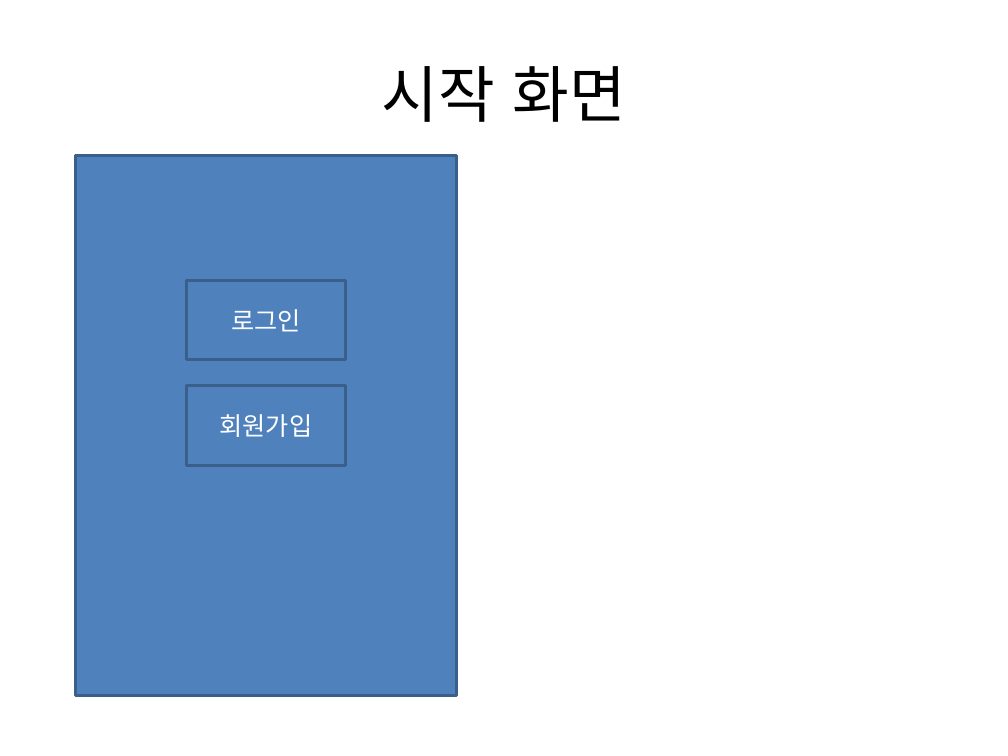
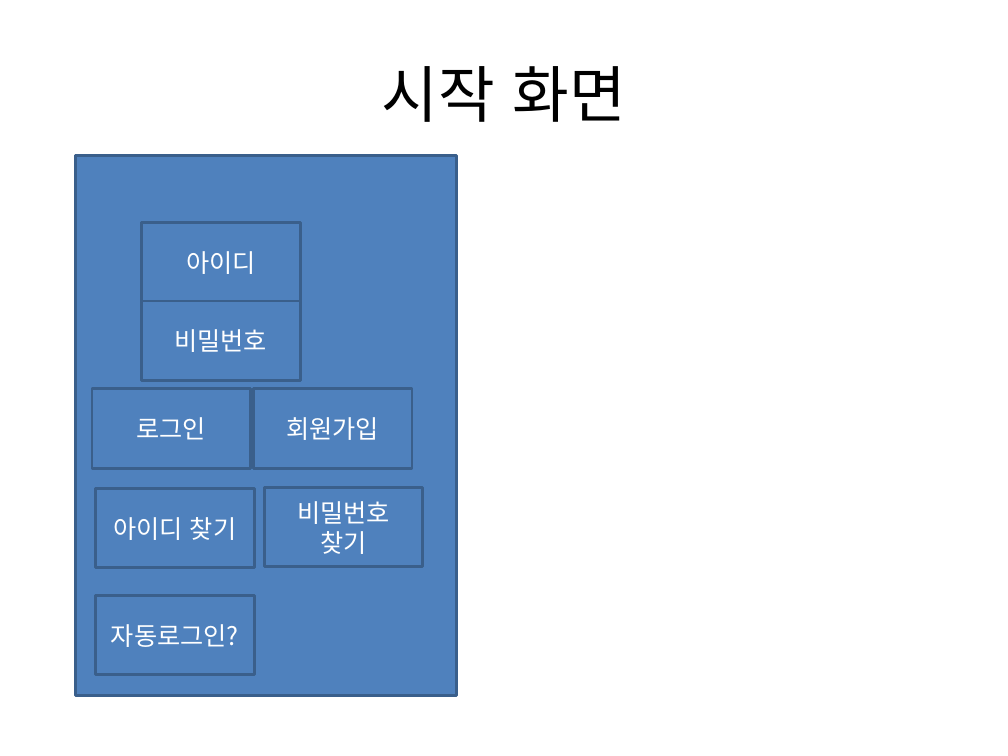
Before and after one commit to sunho7376/Tservice, a slide deck: slide 3 of 애플리케이션design.pptx. Drawn at 1008x756 pixels with LibreOffice and Linux fonts; fonts in the diff are those of the drawing. Boxes give left, top, right and bottom in pixels: in the first picture for what was removed or moved away, otherwise in the second. Text is boxed around its words. In the diff, an @@ line names an element or a change of style, - is before the commit and + after.

```diff
--- a/애플리케이션design.pptx
+++ b/애플리케이션design.pptx
@@ rectangle added at box(141, 223, 299, 302), fill #4F81BD, outline #3A5F8C 2 pt, 18 pt, text #FFFFFF @@
+아이디
@@ rectangle added at box(141, 301, 299, 381), fill #4F81BD, outline #3A5F8C 2 pt, 18 pt, text #FFFFFF @@
+비밀번호
@@ rectangle "로그인": place and size @@
-rectangle "로그인" at box(186, 280, 345, 360)
+rectangle "로그인" at box(92, 389, 250, 469)
@@ rectangle "회원가입": place and size @@
-rectangle "회원가입" at box(186, 386, 345, 466)
+rectangle "회원가입" at box(253, 389, 411, 469)
@@ rectangle added at box(96, 489, 254, 569), fill #4F81BD, outline #3A5F8C 2 pt, 18 pt, text #FFFFFF @@
+아이디 찾기
@@ rectangle added at box(264, 488, 422, 568), fill #4F81BD, outline #3A5F8C 2 pt, 18 pt, text #FFFFFF @@
+비밀번호
+찾기
@@ rectangle added at box(96, 596, 254, 675), fill #4F81BD, outline #3A5F8C 2 pt, 18 pt, text #FFFFFF @@
+자동로그인?
```
Also in this commit, not shown: 1 other slide changed, 10 slides added, 4 slides removed.
